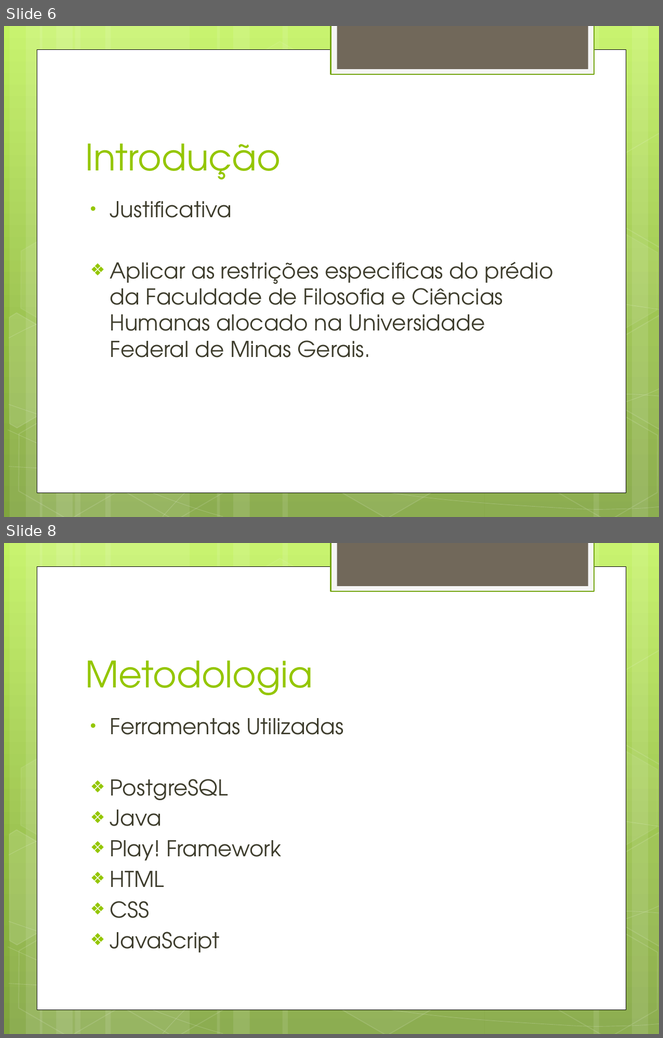
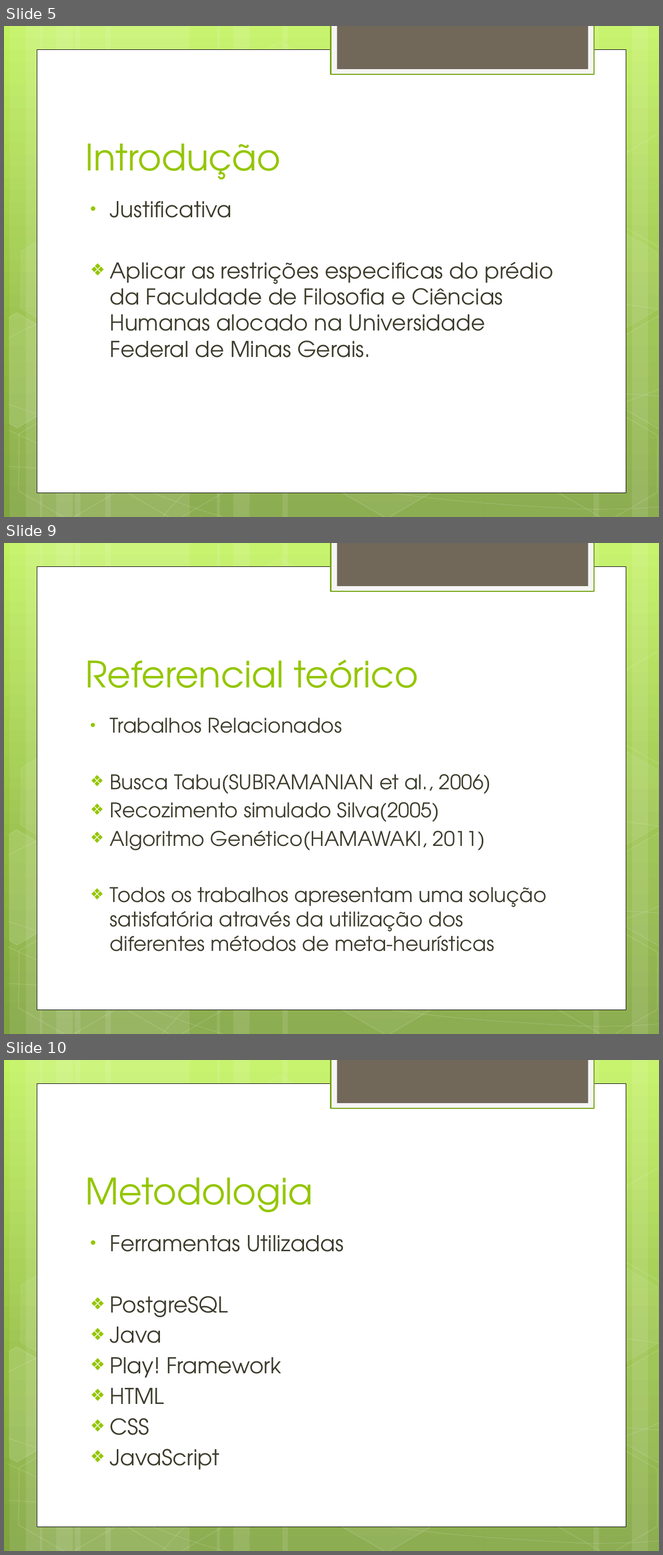
Before and after one commit to alexandregme/tcc2, a slide deck: Apresentação.pptx. Shown one above the other, each under a label of ours: slides 6 and 8 before the commit, slides 5, 9 and 10 after it; the slides between them are not shown. The pictures are 663x1038 and 663x1555 pixels, drawn with LibreOffice and Linux fonts; fonts in the diff are those of the drawing. Boxes give left, top, right and bottom in pixels: in the first picture for what was removed or moved away, otherwise in the second. Text is boxed around its words. In the diff, an @@ line names an element or a change of style, - is before the commit and + after.

```diff
--- a/Apresentação.pptx
+++ b/Apresentação.pptx
@@ slide 9 added at <box>4,543,659,1034</box>, background gradient #C3F35F to #93BF3F to #81A53E; not listed: 31 template elements that a slide beside it also shows @@
@@ title added at <box>85,659,418,688</box>, 40 pt, text #94C600 @@
+Referencial teórico
@@ text added at <box>110,718,547,952</box>, 22.2 pt, text #3E3D2D @@
+• Trabalhos Relacionados
+❖ Busca Tabu(SUBRAMANIAN et al., 2006)
+❖ Recozimento simulado Silva(2005)
+❖ Algoritmo Genético(HAMAWAKI, 2011)
+❖ Todos os trabalhos apresentam uma solução satisfatória através da utilização dos diferentes métodos de meta-heurísticas
@@ what was slide 6 is now slide 5 @@
@@ what was slide 8 is now slide 10 @@
```
Also in this commit, not shown: 12 slides changed, 5 other slides added, 3 slides removed, 2 other files.
